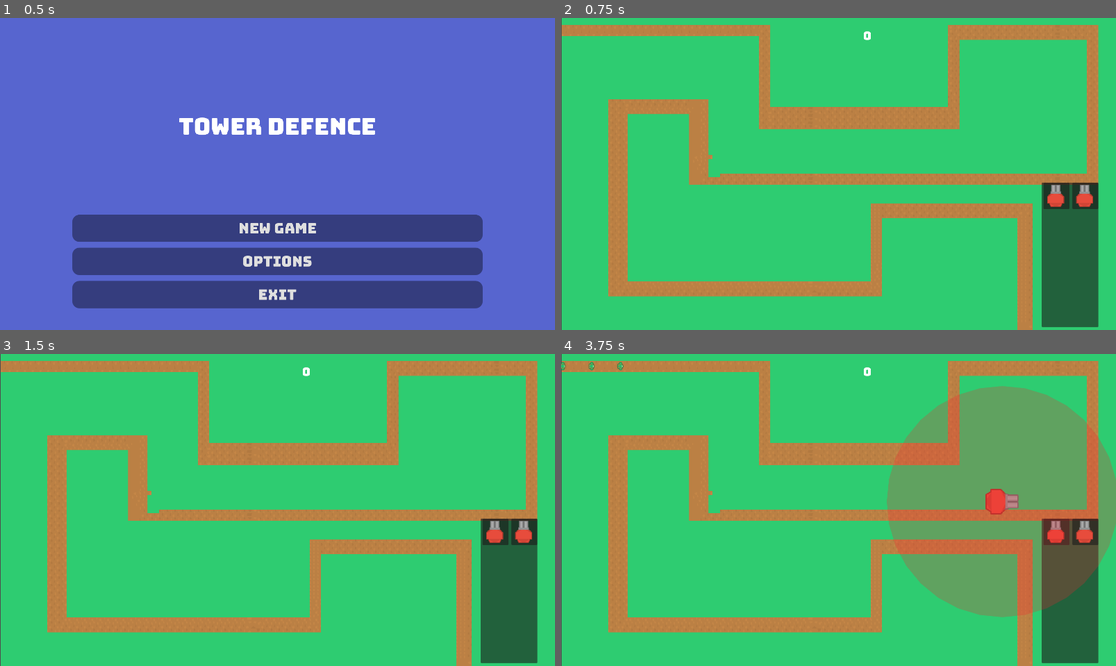
Above: before the commit, frames 1-4 (two rows, left to right).
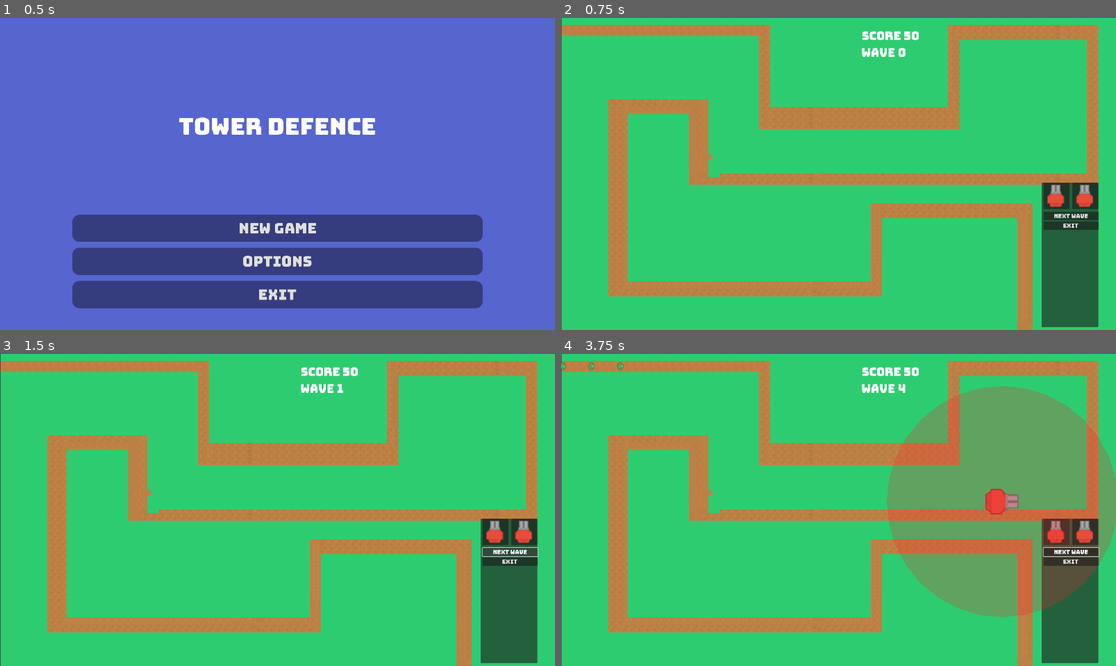
Above: after the commit, the same moments.

Repository: Robbedebie/Tower-Defense
Game: Godot game, scene res://main_menu.tscn
Two runs of this game, one before a commit and one after it. Both use one fixed random seed, a clock stepped at 60 frames per second and the inputs below.
Inputs (mouse positions are in pixels of both pictures, inside the frame that each line leads up to):
- Up to frame 1 (0.5 s): no input
- Up to frame 2 (0.75 s): click "New Game" at 0.5 s
- Up to frame 3 (1.5 s): click (510, 550) at 1.25 s, where only the run after the commit has a clickable "Next Wave"
- Up to frame 4 (3.75 s): click (1071, 550) at 2 s, where only the run after the commit has a clickable "Next Wave"; click (1071, 550) at 2.75 s, where only the run after the commit has a clickable "Next Wave"; tap Enter at 3.5 s; drag from (1054, 531) to (894, 441) at 3.52 s

Frame 1 is identical in both runs. In frame 2, 0.9% of the frame differs, in the area x 54-97%, y 4-68%; in frame 3, 0.7%; in frame 4, 0.9%.

Commit message:
added waves and start functionality

Diff:
--- /dev/null
+++ b/ButtonContainer.gd
@@ -0,0 +1,9 @@
+extends VBoxContainer
+
+
+func _on_next_wave_button_button_up():
+	get_parent().get_parent().get_parent().get_parent().start_wave()
+
+
+func _on_exit_button_button_up():
+	get_tree().change_scene_to_file("res://main_menu.tscn")
--- /dev/null
+++ b/NextWaveButton.gd
@@ -0,0 +1,11 @@
+extends Button
+
+
+# Called when the node enters the scene tree for the first time.
+func _ready():
+	pass # Replace with function body.
+
+
+# Called every frame. 'delta' is the elapsed time since the previous frame.
+func _process(delta):
+	pass
--- a/PathSpawner.gd
+++ b/PathSpawner.gd
@@ -1,17 +1,22 @@
 extends Node2D
 
 @export var number_of_enemies = 9
-@export var wave_finished = false
+@export var wave_finished = true
 var counter = 0
 
 @onready var path = preload("res://Levels/level1_path.tscn")
 func _on_timer_timeout():
-	counter += 1
-	if counter <= number_of_enemies:
+	if counter <= number_of_enemies and wave_finished == false:
+		counter += 1
 		var tempPath = path.instantiate()
 		add_child(tempPath)
 	else:
 		wave_finished = true
+		counter = 0
 
 func get_wave_finished():
 	return wave_finished
+
+func start_wave():
+	wave_finished = false
+	counter = 0
--- a/Towers/RedTowerPanel.gd
+++ b/Towers/RedTowerPanel.gd
@@ -4,25 +4,27 @@
 var currTile
 
 func _on_gui_input(event):
-	var tempTower = tower.instantiate()
-	if event is InputEventMouseButton and event.button_mask == 1:
-		#left click down
-		add_child(tempTower)
-		tempTower.process_mode = Node.PROCESS_MODE_DISABLED
-	elif event is InputEventMouseMotion and event.button_mask == 1:
-		#left click down drag
-		get_child(1).global_position = event.global_position
+	if GlobalSingleton.get_score() >= 20:
+		var tempTower = tower.instantiate()
+		if event is InputEventMouseButton and event.button_mask == 1:
+			#left click down
+			add_child(tempTower)
+			tempTower.process_mode = Node.PROCESS_MODE_DISABLED
+		elif event is InputEventMouseMotion and event.button_mask == 1:
+			#left click down drag
+			get_child(1).global_position = event.global_position
 
-	elif event is InputEventMouseButton and event.button_mask == 0:
-		print("left mouse button up")
-		# get current  global_position of dragged tower
-		var drop_pos = get_child(1).global_position
-		drop_pos.x -= 905
-		drop_pos.y -= 520 # were we want the tower
+		elif event is InputEventMouseButton and event.button_mask == 0:
+			print("left mouse button up")
+			# get current  global_position of dragged tower
+			var drop_pos = get_child(1).global_position
+			drop_pos.x -= 905
+			drop_pos.y -= 520 # were we want the tower
 
-		get_child(1).queue_free()
-		var path = get_tree().get_root().get_node("Main/Towers")
-		path.add_child(tempTower)
-		# temp_tower.global_position = event.global_position
-		tempTower.global_position = drop_pos
-		tempTower.get_node("Area").hide()
+			get_child(1).queue_free()
+			var path = get_tree().get_root().get_node("Main/Towers")
+			path.add_child(tempTower)
+			# temp_tower.global_position = event.global_position
+			tempTower.global_position = drop_pos
+			tempTower.get_node("Area").hide()
+			GlobalSingleton.substract_score(20)
--- a/global_singleton.gd
+++ b/global_singleton.gd
@@ -3,12 +3,23 @@
 var score = 0
 enum difficulties{EASY, MEDIUM, HARD}
 var difficulty = difficulties.EASY
+var wave = 0
 
 func add_score(scoreToAdd):
 	score += scoreToAdd * get_score_modifier()
 
+func substract_score(scoreToSubstract):
+	score -= scoreToSubstract
+
 func get_score():
 	return score
+
+func get_wave():
+	return wave
+
+func reset_score():
+	score = 50
+	wave = 0
 
 func set_difficulty(difficultyToSet):
 	difficulty = difficultyToSet
--- a/main.gd
+++ b/main.gd
@@ -1,16 +1,8 @@
 extends Node
-
-
-# Called when the node enters the scene tree for the first time.
-func _ready():
-	pass # Replace with function body.
-
-
-# Called every frame. 'delta' is the elapsed time since the previous frame.
-func _process(delta):
-	var enemies = $PathSpawner.get_children()
-	if(enemies.size() == 1 && $PathSpawner.get_wave_finished()):
-		get_tree().change_scene_to_file("res://main_menu.tscn")
 
 func enemy_killed():
 	GlobalSingleton.add_score(1)
+
+func start_wave():
+	GlobalSingleton.wave += 1
+	$PathSpawner.start_wave()
--- a/main_menu.gd
+++ b/main_menu.gd
@@ -1,6 +1,7 @@
 extends Node
 
 func _on_new_game_button_button_up():
+	GlobalSingleton.reset_score()
 	get_tree().change_scene_to_file("res://main.tscn")
 
 func _on_options_button_button_up():
--- /dev/null
+++ b/pannel_buttons.tscn
@@ -0,0 +1,30 @@
+[gd_scene load_steps=2 format=3 uid="uid://cs6hycetro3m6"]
+
+[ext_resource type="FontFile" uid="uid://bxeltypwj0ncy" path="res://art/Bungee-Regular.ttf" id="1_26j1s"]
+
+[node name="NewWaveButtonNode" type="Node"]
+
+[node name="VBoxContainer" type="VBoxContainer" parent="."]
+custom_minimum_size = Vector2(100, 40)
+offset_right = 40.0
+offset_bottom = 40.0
+
+[node name="MarginContainer" type="MarginContainer" parent="VBoxContainer"]
+layout_mode = 2
+size_flags_vertical = 3
+
+[node name="NextWaveButton" type="Button" parent="VBoxContainer/MarginContainer"]
+layout_mode = 2
+theme_override_fonts/font = ExtResource("1_26j1s")
+theme_override_font_sizes/font_size = 20
+text = "Next Wave"
+
+[node name="MarginContainer2" type="MarginContainer" parent="VBoxContainer"]
+layout_mode = 2
+size_flags_vertical = 3
+
+[node name="ExitButton" type="Button" parent="VBoxContainer/MarginContainer2"]
+layout_mode = 2
+theme_override_fonts/font = ExtResource("1_26j1s")
+theme_override_font_sizes/font_size = 20
+text = "Exit"
--- a/scoreLabel.gd
+++ b/scoreLabel.gd
@@ -1,4 +1,5 @@
 extends Node
 
 func _process(delta):
-	$ScoreLabel.text = str(GlobalSingleton.get_score())
+	$ScoreLabel.text = "score " + str(GlobalSingleton.get_score())
+	$WaveLabel.text = "wave " +  str(GlobalSingleton.get_wave())
--- a/scoreLabel.tscn
+++ b/scoreLabel.tscn
@@ -19,3 +19,17 @@
 text = "0"
 horizontal_alignment = 1
 vertical_alignment = 1
+
+[node name="WaveLabel" type="Label" parent="."]
+custom_minimum_size = Vector2(40, 40)
+offset_left = 79.0
+offset_top = -442.0
+offset_right = 119.0
+offset_bottom = -398.0
+size_flags_horizontal = 3
+size_flags_vertical = 3
+theme_override_fonts/font = ExtResource("1_vjrcv")
+theme_override_font_sizes/font_size = 40
+text = "0"
+horizontal_alignment = 1
+vertical_alignment = 1
--- a/ui.tscn
+++ b/ui.tscn
@@ -1,6 +1,8 @@
-[gd_scene load_steps=2 format=3 uid="uid://bcf8nrpc4vlge"]
+[gd_scene load_steps=4 format=3 uid="uid://bcf8nrpc4vlge"]
 
 [ext_resource type="PackedScene" uid="uid://h7sfq7j55w0b" path="res://Towers/RedTowerPanel.tscn" id="1_jfmdl"]
+[ext_resource type="Script" path="res://ButtonContainer.gd" id="2_k3p8u"]
+[ext_resource type="FontFile" uid="uid://bxeltypwj0ncy" path="res://art/Bungee-Regular.ttf" id="2_sqhoh"]
 
 [node name="UI" type="CanvasLayer"]
 
@@ -26,3 +28,32 @@
 [node name="RedTowerPanel2" parent="Panel/FlowContainer" instance=ExtResource("1_jfmdl")]
 custom_minimum_size = Vector2(90, 90)
 layout_mode = 2
+
+[node name="VBoxContainer" type="VBoxContainer" parent="Panel/FlowContainer"]
+custom_minimum_size = Vector2(100, 40)
+layout_mode = 2
+size_flags_horizontal = 3
+script = ExtResource("2_k3p8u")
+
+[node name="MarginContainer" type="MarginContainer" parent="Panel/FlowContainer/VBoxContainer"]
+layout_mode = 2
+size_flags_vertical = 3
+
+[node name="NextWaveButton" type="Button" parent="Panel/FlowContainer/VBoxContainer/MarginContainer"]
+layout_mode = 2
+theme_override_fonts/font = ExtResource("2_sqhoh")
+theme_override_font_sizes/font_size = 20
+text = "Next Wave"
+
+[node name="MarginContainer2" type="MarginContainer" parent="Panel/FlowContainer/VBoxContainer"]
+layout_mode = 2
+size_flags_vertical = 3
+
+[node name="ExitButton" type="Button" parent="Panel/FlowContainer/VBoxContainer/MarginContainer2"]
+layout_mode = 2
+theme_override_fonts/font = ExtResource("2_sqhoh")
+theme_override_font_sizes/font_size = 20
+text = "Exit"
+
+[connection signal="button_up" from="Panel/FlowContainer/VBoxContainer/MarginContainer/NextWaveButton" to="Panel/FlowContainer/VBoxContainer" method="_on_next_wave_button_button_up"]
+[connection signal="button_up" from="Panel/FlowContainer/VBoxContainer/MarginContainer2/ExitButton" to="Panel/FlowContainer/VBoxContainer" method="_on_exit_button_button_up"]
